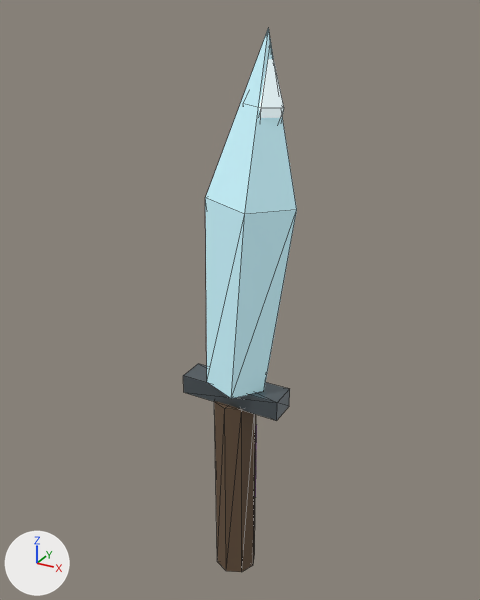
The glTF model assets/models/glb/crystal-weapon-knife.glb as it was, and as the next commit left it.
The view is the same before and after, from a 50 mm lens placed at (0.639, -1.14, 0.778), pointed at (-0.006, 0.032, 0.192). Arrows for +X, +Y and +Z are at lower left; the lights stay in place. The picture after the commit comes second. Mesh edges are drawn as thin lines.

Objects in the first picture: 'blade', 'grip', 'guard', 'tip'.
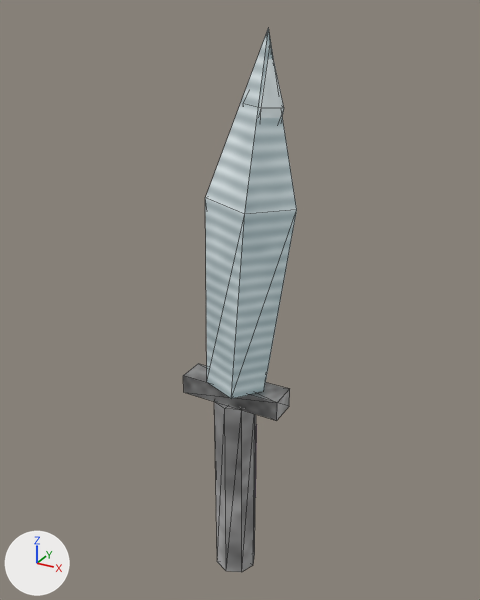
The change, as a diff of the scene's bpy script:
```diff
--- a/assets/models/glb/crystal-weapon-knife.glb.py
+++ b/assets/models/glb/crystal-weapon-knife.glb.py
@@ me_grip @@
 me_grip.from_pydata(...)  # 18 vertices, 32 faces; spans x -0.05..0.05, y -0.05..0.05, z -0.24..0.24
-me_grip.materials.append(mat_magenheim_crystal_weapon_crystal_weapon_knife_grip)  # brown #65503c
+me_grip.materials.append(mat_magenheim_crystal_weapon_crystal_weapon_knife_grip_stone)  # picture img_b468ec73c82ed9a3
@@ me_guard @@
 me_guard.from_pydata(...)  # 8 vertices, 12 faces; spans x -0.12..0.12, y -0.032..0.032, z -0.023..0.023
-me_guard.materials.append(mat_magenheim_crystal_weapon_crystal_weapon_knife_blackmetal)  # grey #6f797e
+me_guard.materials.append(mat_magenheim_crystal_weapon_crystal_weapon_knife_blackmetal_stone)  # picture img_b468ec73c82ed9a3
@@ me_blade @@
 me_blade.from_pydata(...)  # 12 vertices, 20 faces; spans x -0.094..0.094, y -0.09..0.09, z -0.388..0.388
-me_blade.materials.append(mat_magenheim_crystal_weapon_crystal_weapon_knife_crystal)  # cyan #c4eff8, glowing greyish cyan #5c7277
+me_blade.materials.append(mat_magenheim_crystal_weapon_crystal_weapon_knife_crystal_metal)  # picture img_f2a4f24846703119, glowing greyish cyan #5c7277
@@ me_tip @@
 me_tip.from_pydata(...)  # 12 vertices, 20 faces; spans x -0.038..0.038, y -0.038..0.038, z -0.129..0.129
-me_tip.materials.append(mat_magenheim_crystal_weapon_crystal_weapon_knife_crystal_bright)  # white #ecfcff, glowing grey #8f989a
+me_tip.materials.append(mat_magenheim_crystal_weapon_crystal_weapon_knife_crystal_bright_stone)  # picture img_b468ec73c82ed9a3, glowing grey #8f989a
```

Changed parts and their boxes (x1, y1, x2, y2) in the pictures (480 x 600 px):
'blade', recoloured (cyan to grey): (205, 28, 297, 399) in both
'grip', recoloured (brown to grey): (214, 401, 256, 572) in both
'guard', recoloured (lighter): (183, 364, 290, 421) in both
'tip', recoloured (white to grey): (259, 59, 284, 118) in both
